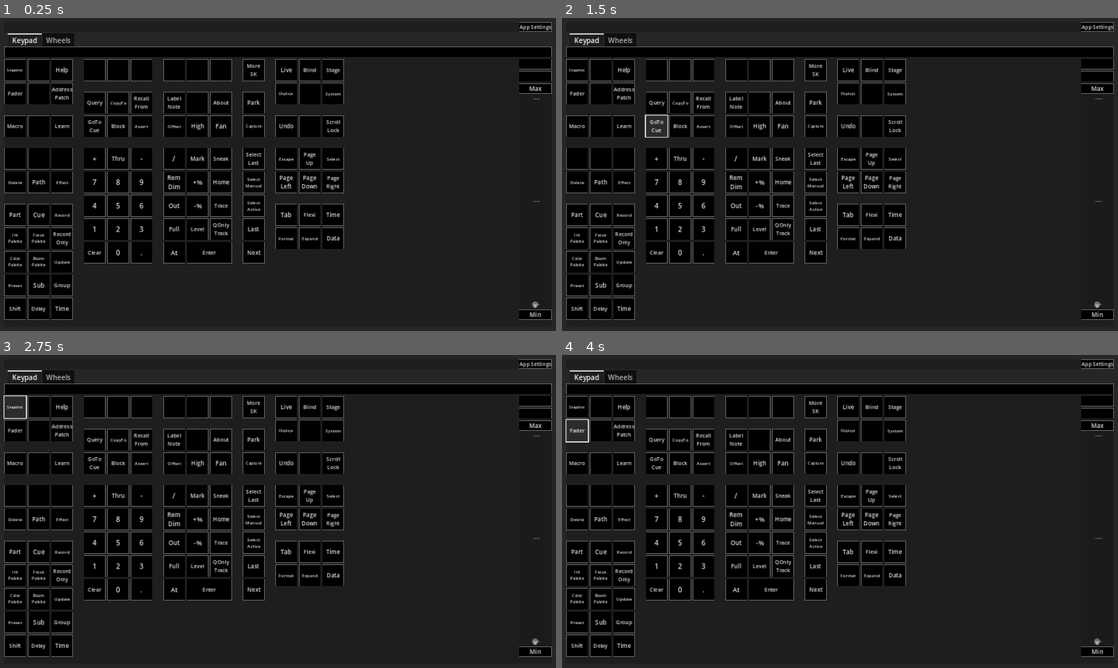
Above: before the commit, frames 1-4 (two rows, left to right).
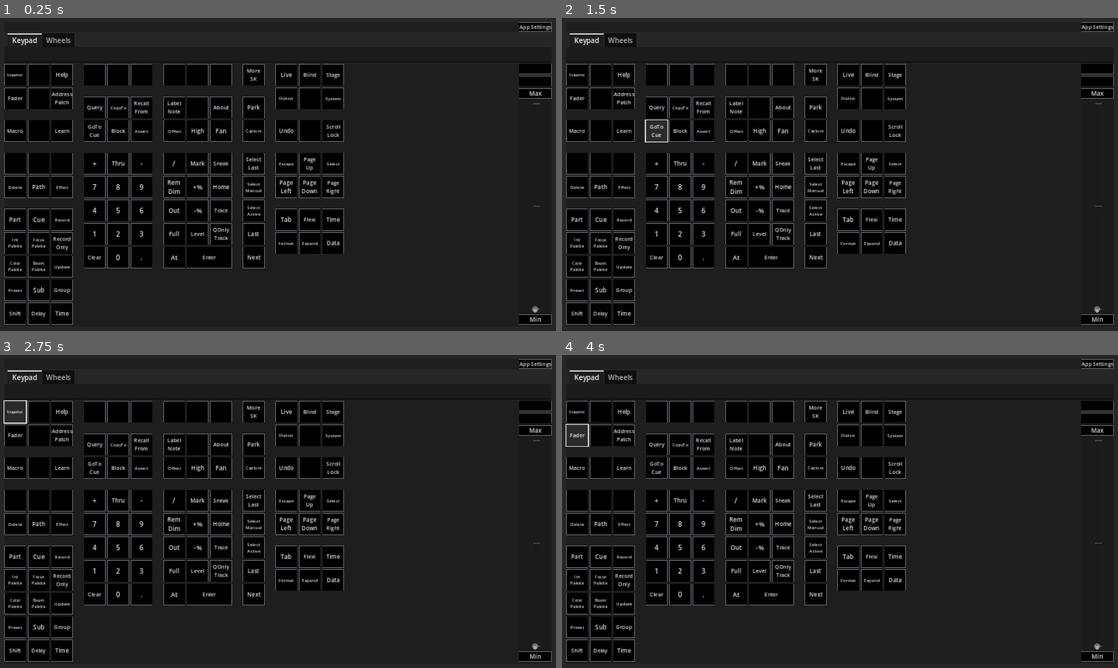
Above: after the commit, the same moments.

Repository: CoffeeCoder1/etc-eos-remote
Game: Godot game, scene res://scenes/main/main.tscn
Two runs of this game, one before a commit and one after it. Both use one fixed random seed, a clock stepped at 60 frames per second and the inputs below.
Inputs (mouse positions are in pixels of both pictures, inside the frame that each line leads up to):
- Up to frame 1 (0.25 s): no input
- Up to frame 2 (1.5 s): click "GoTo Cue" at 0.5 s; click "GoTo Cue" at 1.25 s
- Up to frame 3 (2.75 s): click "Snapshot" at 2 s
- Up to frame 4 (4 s): click (600, 408) at 2.77 s; click "Fader" at 3.5 s

The runs differ from the first frame. In frame 1, 18% of the frame differs, in the area x 0-100%, y 9-98%; in frame 2, 18%; in frame 3, 18%; in frame 4, 18%.

Commit message:
Add syntax highlighting to the command line The implementation is still not perfect, but everything needed to make it work is implemented so the only thing needed now is just to improve the regex a bit.

Diff:
--- /dev/null
+++ b/scenes/elements/command_line/command_line.gd
@@ -0,0 +1,19 @@
+extends TextEdit
+
+@export var feedback_mode: OSCElement.FeedbackMode = OSCElement.FeedbackMode.USER
+@export var feedback_address: String
+
+var osc_element: OSCElement
+
+
+func _ready() -> void:
+	osc_element = OSCElement.new()
+	add_child(osc_element)
+
+	osc_element.recieve_address = feedback_address
+	osc_element.feedback_recieved.connect(_on_osc_feedback)
+	osc_element.feedback_mode = feedback_mode
+
+
+func _on_osc_feedback(value: Array):
+	text = value[0]
--- /dev/null
+++ b/scenes/elements/command_line/command_line.tscn
@@ -0,0 +1,13 @@
+[gd_scene load_steps=3 format=3 uid="uid://c3jfg213w48yq"]
+
+[ext_resource type="Script" path="res://scenes/elements/command_line/command_line.gd" id="1_3vmsh"]
+[ext_resource type="SyntaxHighlighter" uid="uid://bjg7sybr1rieh" path="res://scenes/elements/command_line/command_line_syntax_highlighter.tres" id="1_kq4sg"]
+
+[node name="CommandLine" type="TextEdit"]
+offset_right = 368.0
+offset_bottom = 31.0
+scroll_fit_content_height = true
+syntax_highlighter = ExtResource("1_kq4sg")
+script = ExtResource("1_3vmsh")
+feedback_mode = 1
+feedback_address = "/cmd"
--- /dev/null
+++ b/scenes/elements/command_line/command_line_syntax_highlighter.tres
@@ -0,0 +1,19 @@
+[gd_resource type="SyntaxHighlighter" script_class="RegExSyntaxHighlighter" load_steps=5 format=3 uid="uid://bjg7sybr1rieh"]
+
+[ext_resource type="Script" path="res://scenes/elements/regex_syntax_highlighter/regex_highlight_symbol.gd" id="1_2ok8x"]
+[ext_resource type="Script" path="res://scenes/elements/regex_syntax_highlighter/regex_syntax_highlighter.gd" id="2_tpek5"]
+
+[sub_resource type="Resource" id="Resource_6kiq1"]
+script = ExtResource("1_2ok8x")
+pattern = "((LIVE)|(BLIND)|(Patch Channel))((Cue)|(Staging Mode)|(Park)|(Preset)|(Event)|(Magic Sheet)|\\s|:)*:"
+color = Color(0.695503, 0.695503, 0.695503, 1)
+
+[sub_resource type="Resource" id="Resource_0r15m"]
+script = ExtResource("1_2ok8x")
+pattern = "(Error:).+"
+color = Color(1, 0, 0, 1)
+
+[resource]
+script = ExtResource("2_tpek5")
+patterns = Array[ExtResource("1_2ok8x")]([SubResource("Resource_6kiq1"), SubResource("Resource_0r15m")])
+default_color = Color(1, 1, 1, 1)
--- a/scenes/panels/keypad/keypad.tscn
+++ b/scenes/panels/keypad/keypad.tscn
@@ -1,6 +1,6 @@
 [gd_scene load_steps=199 format=3 uid="uid://lowydp6qwkqd"]
 
-[ext_resource type="Script" path="res://scenes/messages/osc_label.gd" id="2_p7so8"]
+[ext_resource type="PackedScene" uid="uid://c3jfg213w48yq" path="res://scenes/elements/command_line/command_line.tscn" id="1_uxgmw"]
 [ext_resource type="Script" path="res://scenes/messages/osc_key.gd" id="2_v3vkr"]
 [ext_resource type="Script" path="res://scenes/messages/osc_modifier_key.gd" id="3_p86lf"]
 [ext_resource type="Script" path="res://scenes/messages/osc_softkey.gd" id="4_pndv3"]
@@ -590,11 +590,8 @@
 [node name="VBoxContainer" type="VBoxContainer" parent="."]
 layout_mode = 2
 
-[node name="CommandLineDisplay" type="Label" parent="VBoxContainer"]
-layout_mode = 2
-script = ExtResource("2_p7so8")
-feedback_mode = 1
-feedback_address = "/cmd"
+[node name="CommandLine" parent="VBoxContainer" instance=ExtResource("1_uxgmw")]
+layout_mode = 2
 
 [node name="HBoxContainer" type="HBoxContainer" parent="VBoxContainer"]
 layout_mode = 2
